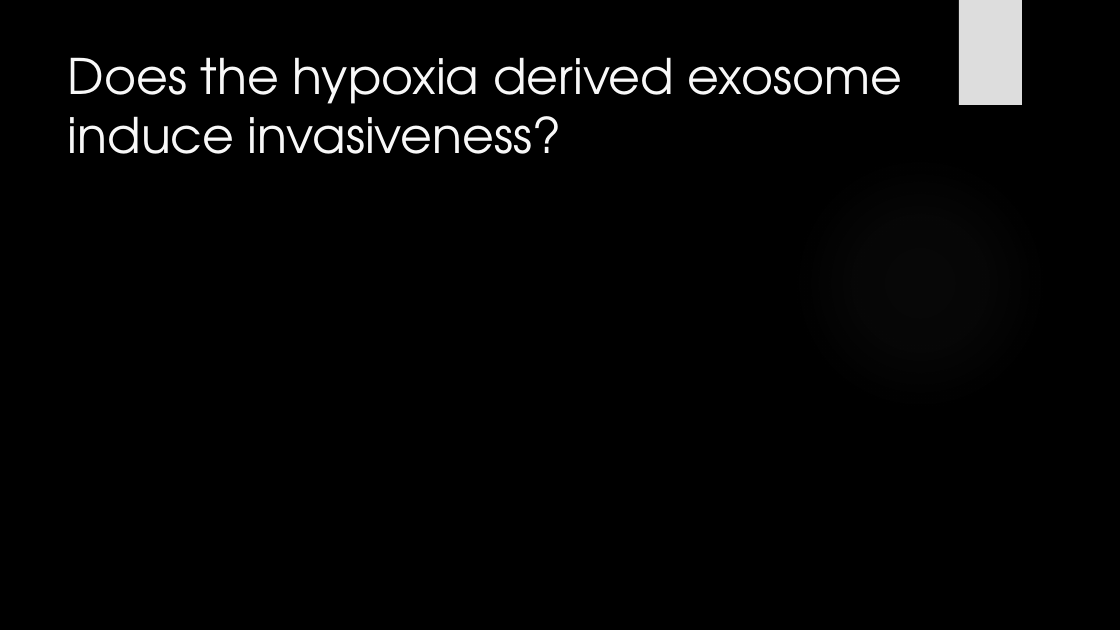
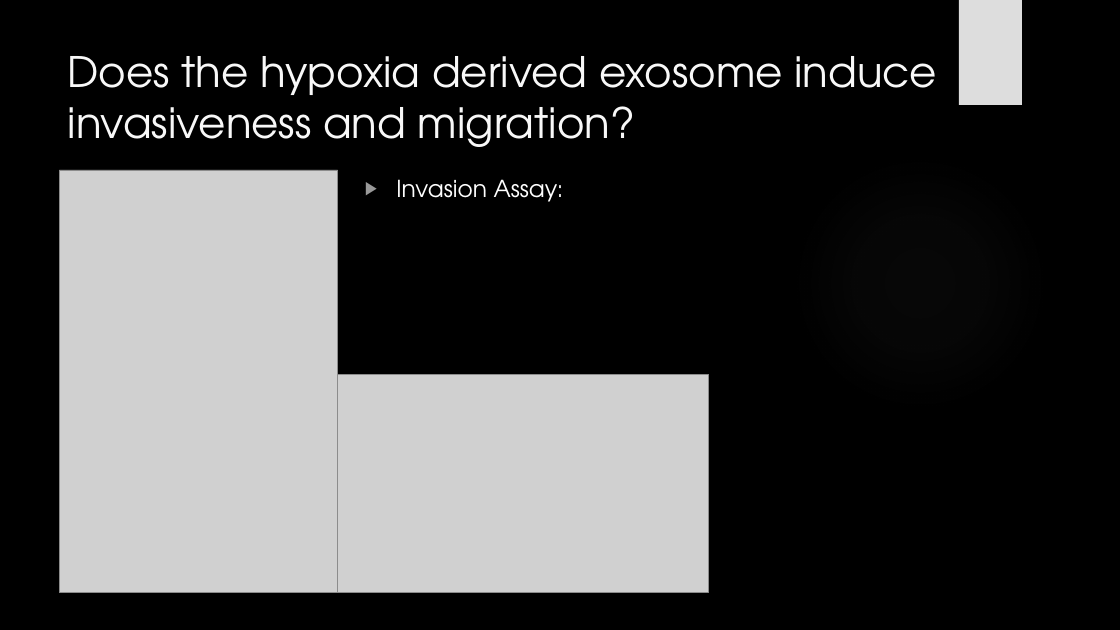
Before and after one commit to HarleyRobinson/Honours2, a slide deck: slide 7 of BackgroundInfo/JCslides.pptx (slide 8 before the commit). Drawn at 1120x630 pixels with LibreOffice and Linux fonts; fonts in the diff are those of the drawing; grey boxes stand for pictures; background and template pictures are left out. Boxes give left, top, right and bottom in pixels: in the first picture for what was removed or moved away, otherwise in the second. Text is boxed around its words. In the diff, an @@ line names an element or a change of style, - is before the commit and + after.

```diff
--- a/BackgroundInfo/JCslides.pptx
+++ b/BackgroundInfo/JCslides.pptx
@@ title at (68, 56, 938, 147): text changed; size 42 to 36 pt @@
-Does the hypoxia derived exosome induce invasiveness?
+Does the hypoxia derived exosome induce invasiveness and migration?
@@ picture added at (60, 170, 338, 592) @@
@@ text added at (396, 179, 564, 202), 20 pt, text #FFFFFF @@
+▶ Invasion Assay:
@@ picture added at (338, 375, 709, 592) @@
```
Also in this commit, not shown: 3 other slides changed, 1 slide added, 2 slides removed, 1 other file.
